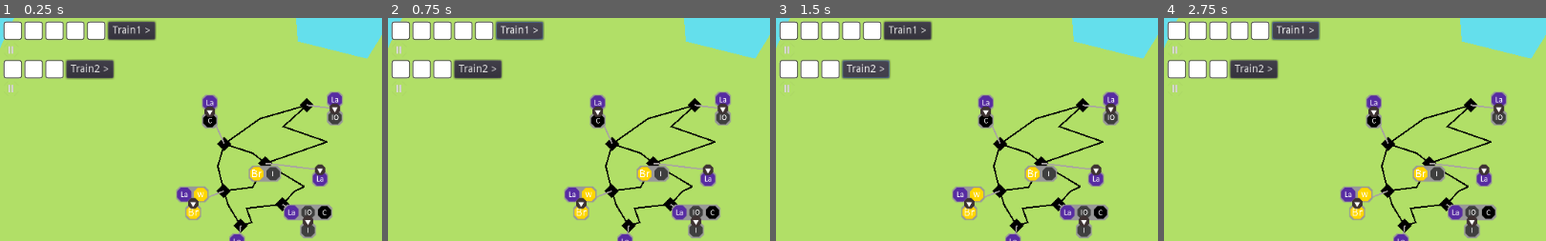
Above: before the commit, frames 1-4 (left to right).
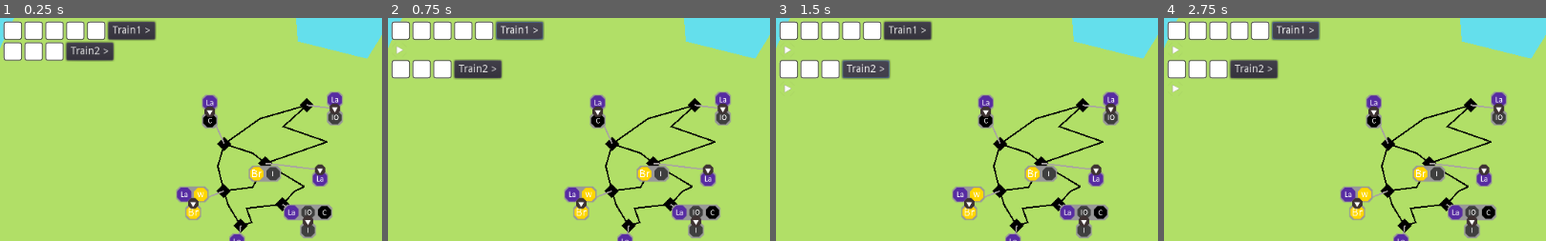
Above: after the commit, the same moments.

Repository: LeBoku/supply-chained
Game: Godot game, scene res://Game.tscn
Same seed, same stepped clock (60 frames per second), same inputs: the game is played once before the commit and once after it.
Inputs:
- Up to frame 1 (0.25 s): no input
- Up to frame 2 (0.75 s): click "Train1 >" at 0.5 s
- Up to frame 3 (1.5 s): click "Train2 >" at 1.25 s
- Up to frame 4 (2.75 s): click "Train1 >" at 2 s
The pictures show only the part of the screen within x 0-50%, y 0-50%; the shares and areas given below are measured in that part.

The runs differ from the first frame. In frame 1, 4.6% of the frame differs, in the area x 0-30%, y 10-34%; in frame 2, less than 0.1%; in frame 3, less than 0.1%; in frame 4, less than 0.1%.

Commit message:
show currently building route

Diff:
--- a/supply-chained/Game.gd
+++ b/supply-chained/Game.gd
@@ -13,7 +13,10 @@
 		$HUD/CarriersHud.add_child(hud)
 
 func _on_carrier_selected(carrier: Carrier):
-	var route = yield(route_builder.build_route(), "completed")
+	var route = route_builder.build_route()
+	carrier.update_temp_route(route)
+
+	yield(route_builder, "route_finalized")
 
 	if carrier.current_route != null:
 		yield(self.finish_current_route(carrier, route), "completed")
--- a/supply-chained/carriers/Carrier.gd
+++ b/supply-chained/carriers/Carrier.gd
@@ -4,10 +4,12 @@
 
 signal cargo_changed
 signal route_changed
+signal temporary_route_changed
 
 export var cargo: Array = []
 
 var current_route = null
+var temp_route = null
 
 func _ready():
 	emit_signal("cargo_changed")
@@ -37,5 +39,11 @@
 func update_cargo():
 	emit_signal("cargo_changed")
 
-func update_route():
+func update_route(route):
+	current_route = route
 	emit_signal("route_changed")
+	update_temp_route(null)
+
+func update_temp_route(route):
+	temp_route = route
+	emit_signal("temporary_route_changed")
--- a/supply-chained/carriers/Hud.gd
+++ b/supply-chained/carriers/Hud.gd
@@ -9,7 +9,17 @@
 
 func _ready():
 	$Cargo.initialize(carrier)
-	$CurrentRoute.initialize(carrier)
+
+	carrier.connect("temporary_route_changed", self, "_on_temporary_route_changed")
+	carrier.connect("route_changed", self, "_on_route_changed")
 
 func _on_Name_pressed():
 	emit_signal("carrier_selected", carrier)
+
+func _on_route_changed():
+	$CurrentRoute.visible = carrier.current_route != null
+	$CurrentRoute.set_route(carrier.current_route)
+
+func _on_temporary_route_changed():
+	$TempRoute.visible = carrier.temp_route != null
+	$TempRoute.set_route(carrier.temp_route)
--- a/supply-chained/carriers/Hud.tscn
+++ b/supply-chained/carriers/Hud.tscn
@@ -64,5 +64,15 @@
 text = "Name >"
 
 [node name="CurrentRoute" parent="." instance=ExtResource( 4 )]
+visible = false
+margin_top = 28.0
+margin_right = 94.0
+margin_bottom = 48.0
+
+[node name="TempRoute" parent="." instance=ExtResource( 4 )]
+visible = false
+margin_top = 52.0
+margin_right = 94.0
+margin_bottom = 72.0
 
 [connection signal="pressed" from="Cargo/Name" to="." method="_on_Name_pressed"]
--- a/supply-chained/route-builder/RouteBuilder.gd
+++ b/supply-chained/route-builder/RouteBuilder.gd
@@ -7,7 +7,7 @@
 const Sorter = preload("res://util/Sorter.gd");
 
 var active = false
-var steps = []
+var route: Route = null
 
 func get_temporary_route(from_station: Station, to_station: Station):
 	var stations = [from_station] + get_stations_between(from_station, to_station) + [to_station]
@@ -15,30 +15,36 @@
 
 func build_route():
 	active = true
-	steps = []
+	route = Route.instance()
+
 	enable_stops(true)
 
-	yield(self, "route_finalized")
-	return Route.instance().init(steps)
+	return route
 
 func add_step(station: Station, cargo_exchange: CargoExchange):
-	if len(steps) == 0 or station != steps[-1].station:
+	if len(route.steps) == 0 or station != route.steps[-1].station:
 		var stations = [station]
-		if len(steps) > 0:
-			stations = get_stations_between(steps[-1].station, station) + stations
+		if len(route.steps) > 0:
+			stations = get_stations_between(route.steps[-1].station, station) + stations
 
-		steps.append_array(get_steps(stations))
+		var steps = get_steps(stations)
+		route.add_steps(steps)
 
-	if len(steps) > 1 and station == steps[0].station and cargo_exchange.is_same(steps[0].exchanges[0]):
-		emit_signal("route_finalized")
-		enable_stops(false)
+	if len(route.steps) > 1 and station == route.steps[0].station and cargo_exchange.is_same(route.steps[0].exchanges[0]):
+		finish_route()
 	else:
-		steps[-1].add_exchange(cargo_exchange)
+		route.add_exchange(-1, cargo_exchange)
 
 func enable_stops(enabled: bool):
 	for p in get_tree().get_nodes_in_group('Production'):
 		var production := p as Production
 		production.set_enabled(enabled)
+
+func finish_route():
+	emit_signal("route_finalized")
+	enable_stops(false)
+	route = null
+	active = false
 
 func get_stations_between(stationA: Station, stationB: Station, intermediate_stations:Array = []):
 	var connections = stationA.get_connected_stations()
--- a/supply-chained/router/Route.gd
+++ b/supply-chained/router/Route.gd
@@ -2,11 +2,12 @@
 
 class_name Route
 
+signal changed
 signal finished_route(Station)
 
 const RouteSegment = preload("res://router/RouteSegment.tscn")
 
-var steps: Array
+var steps: Array = []
 var repeats = true
 
 var carrier: Carrier
@@ -17,10 +18,18 @@
 	self.repeats = repeats
 	return self
 
+func add_steps(steps: Array):
+	self.steps.append_array(steps)
+	emit_signal("changed")
+
+func add_exchange(step_index:int, exchange: CargoExchange):
+	steps[step_index].add_exchange(exchange)
+
+	emit_signal("changed")
+
 func add_carrier(carrier: Carrier):
 	self.carrier = carrier
-	carrier.current_route = self
-	carrier.update_route()
+	carrier.update_route(self)
 	return self
 
 func start():
--- a/supply-chained/router/hud/RouteHud.gd
+++ b/supply-chained/router/hud/RouteHud.gd
@@ -5,22 +5,33 @@
 
 const Util = preload("res://util/Util.gd")
 const RouteStepHud = preload("res://router/hud/RouteStepHud.tscn")
-var carrier: Carrier
 
-func initialize(carrier: Carrier):
-	self.carrier = carrier
-	carrier.connect("route_changed", self, "_on_route_changed")
+var route: Route
 
-func _on_route_changed():
+func set_route(newRoute: Route):
+	if route != null:
+		route.disconnect("changed", self, "display_route")
+
+	route = newRoute
+
+	if route != null:
+		route.connect("changed", self, "display_route")
+		display_route()
+
+
+func display_route():
 	Util.remove_children(self, [$State])
 
-	if carrier.current_route != null:
+	if route != null:
 		$State.texture = play_icon
 
-		if carrier.current_route.repeats:
-			for step in carrier.current_route.steps:
+		if route.repeats:
+			for step in route.steps:
 				if len(step.exchanges)>0:
 					add_child(RouteStepHud.instance().initialize(step, $"/root/CargoHelper"))
+		else:
+			add_child(RouteStepHud.instance().initialize(route.steps[0], $"/root/CargoHelper"))
+			add_child(RouteStepHud.instance().initialize(route.steps[-1], $"/root/CargoHelper"))
 
 	else:
 		$State.texture = pause_icon
--- a/supply-chained/router/hud/RouteStepHud.gd
+++ b/supply-chained/router/hud/RouteStepHud.gd
@@ -1,6 +1,6 @@
 extends VBoxContainer
 
-func initialize(step: RouteStep, cargo_helper:CargoHelper):
+func initialize(step: RouteStep, cargo_helper: CargoHelper):
 	$Name.text = step.station.name
 
 	for exchange_group in group(step.exchanges):
@@ -17,7 +17,7 @@
 
 	return self
 
-func group(exchanges:Array):
+func group(exchanges: Array):
 	var unique = {}
 
 	for exchange in exchanges:
